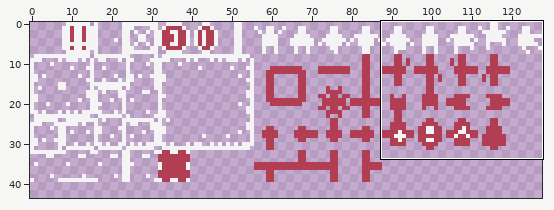
Sprite sheet -- assets/tiles.png. Above, an overview of the earlier version with the close-up marked.
Close-up. As it was:
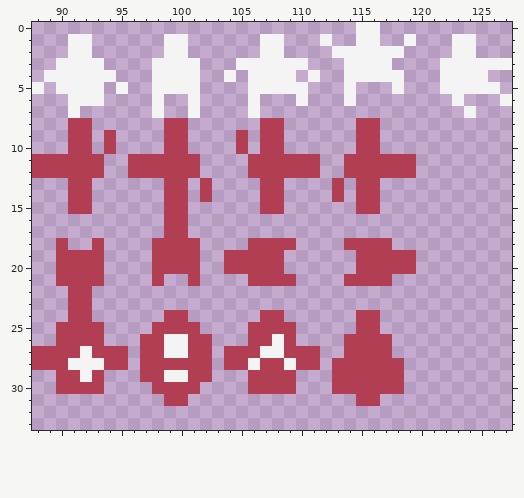
The file is 128x64 pixels. Shown: x 88..127, y 0..33. The wide view leaves out empty margins.
After:
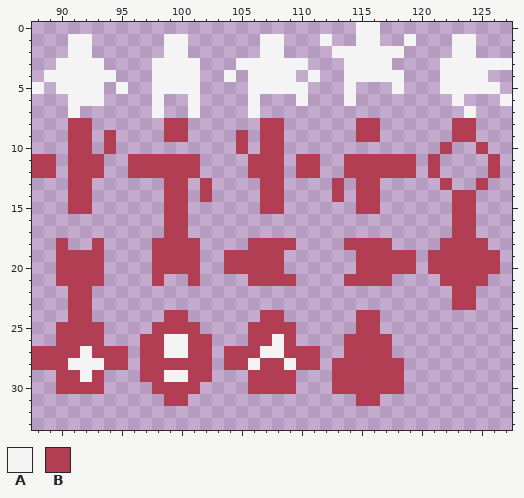
Palette (. is transparent): A #f4f4f4  B #b13e53
Difference:
@@ x 88..127 @@
  7 ...A......A..A....A.................A...
- 8 ...BB......BB......BB......BB...........
- 9 ...BB.B....BB....B.BB......BB...........
-10 ...BB.B....BB....B.BB......BB...........
-11 BBBBBB..BBBBBB....BBBBBB..BBBBBB........
-12 BBBBBB..BBBBBB....BBBBBB..BBBBBB........
-13 ...BB......BB.B....BB....B.BB...........
-14 ...BB......BB.B....BB....B.BB...........
-15 ...BB......BB......BB......BB...........
-16 ...........BB...........................
-17 ...........BB...........................
-18 ..B..B....BBBB....BBBB....BBBB..........
-19 ..BBBB....BBBB..BBBBB......BBBBB........
-20 ..BBBB....BBBB..BBBBB......BBBBB........
-21 ..BBBB....B..B....BBBB....BBBB..........
-22 ...BB...................................
-23 ...BB...................................
+ 8 ...BB......BB......BB......BB......BB...
+ 9 ...BB.B....BB....B.BB......BB......BB...
+10 ...BB.B..........B.BB.............B..B..
+11 BB.BBB..BBBBBB....BBB.BB..BBBBBB.B....B.
+12 BB.BBB..BBBBBB....BBB.BB..BBBBBB.B....B.
+13 ...BB......BB.B....BB....B.BB.....B..B..
+14 ...BB......BB.B....BB....B.BB......BB...
+15 ...BB......BB......BB......BB......BB...
+16 ...........BB......................BB...
+17 ...........BB......................BB...
+18 ..B..B....BBBB....BBBB....BBBB....BBBB..
+19 ..BBBB....BBBB..BBBBB......BBBBB.BBBBBB.
+20 ..BBBB....BBBB..BBBBB......BBBBB.BBBBBB.
+21 ..BBBB....B..B....BBBB....BBBB....BBBB..
+22 ...BB..............................BB...
+23 ...BB..............................BB...
 24 ...BB......BB......BB......BB...........
